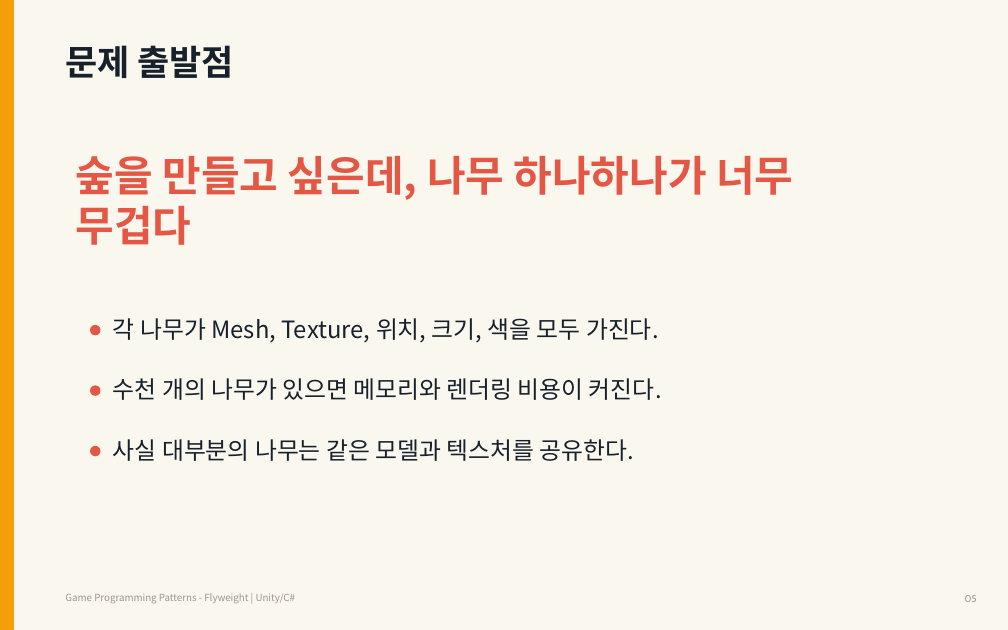
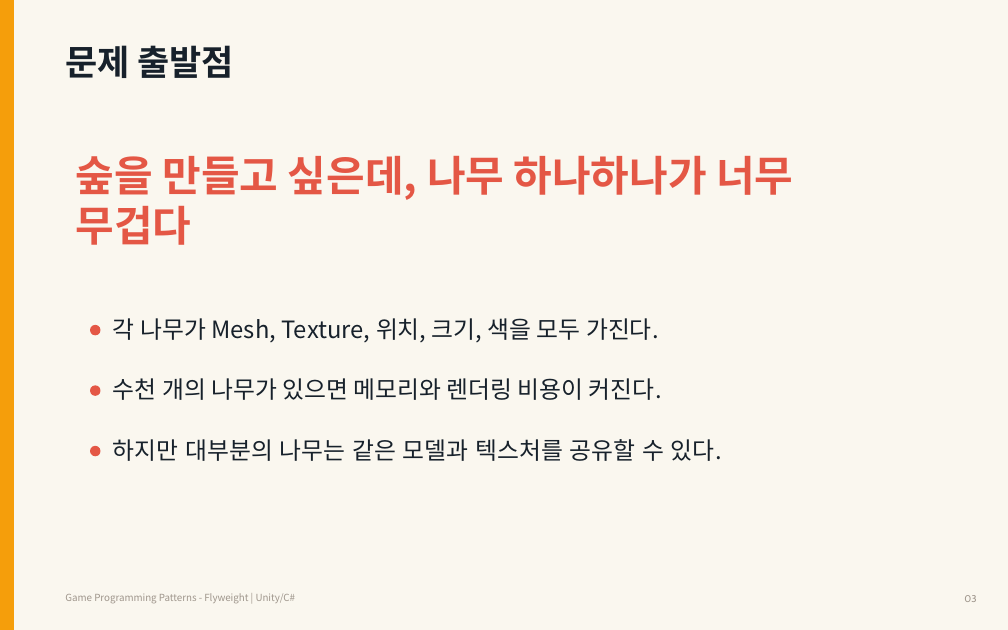
Before and after one commit to Meerkat-GMD/unity-programming-pattern, a slide deck: slide 3 of 03차시_Flyweight/강의자료/유니티 프로그래밍 패턴 3차시 - Flyweight.pptx (slide 5 before the commit). Drawn at 1008x630 pixels with LibreOffice and Linux fonts; fonts in the diff are those of the drawing. Boxes give left, top, right and bottom in pixels: in the first picture for what was removed or moved away, otherwise in the second. Text is boxed around its words. In the diff, an @@ line names an element or a change of style, - is before the commit and + after.

```diff
--- a/03차시_Flyweight/강의자료/유니티 프로그래밍 패턴 3차시 - Flyweight.pptx
+++ b/03차시_Flyweight/강의자료/유니티 프로그래밍 패턴 3차시 - Flyweight.pptx
@@ text at [113, 439, 722, 461]: text changed @@
-사실 대부분의 나무는 같은 모델과 텍스처를 공유한다.
+하지만 대부분의 나무는 같은 모델과 텍스처를 공유할 수 있다.
```
Also in this commit, not shown: 32 other slides changed, 2 slides removed.
